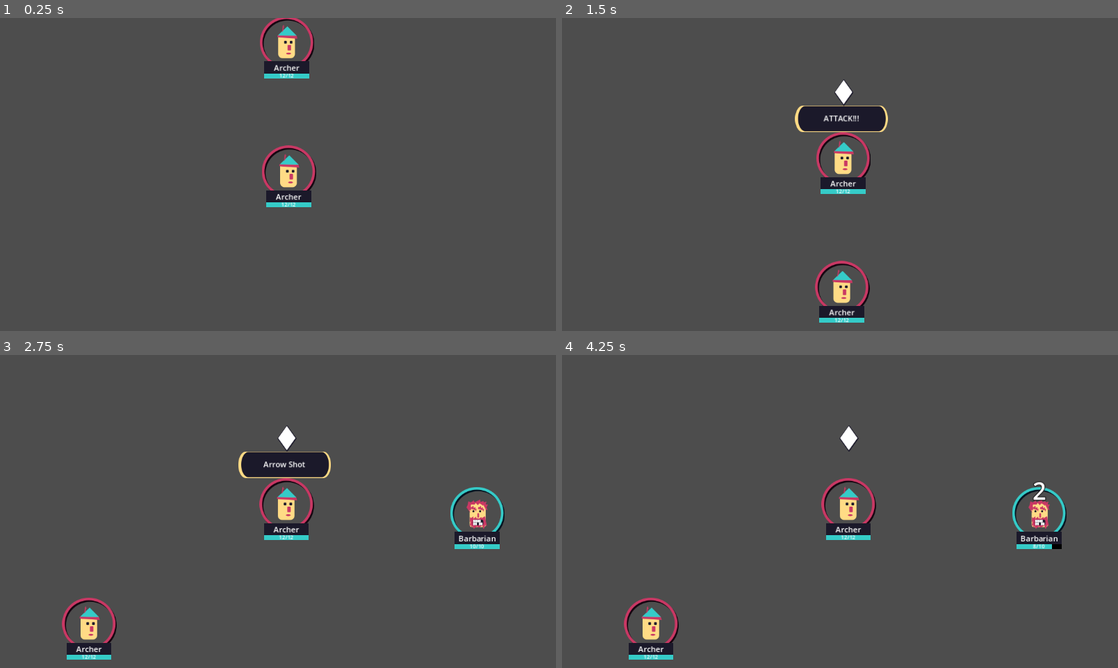
Above: before the commit, frames 1-4 (two rows, left to right).
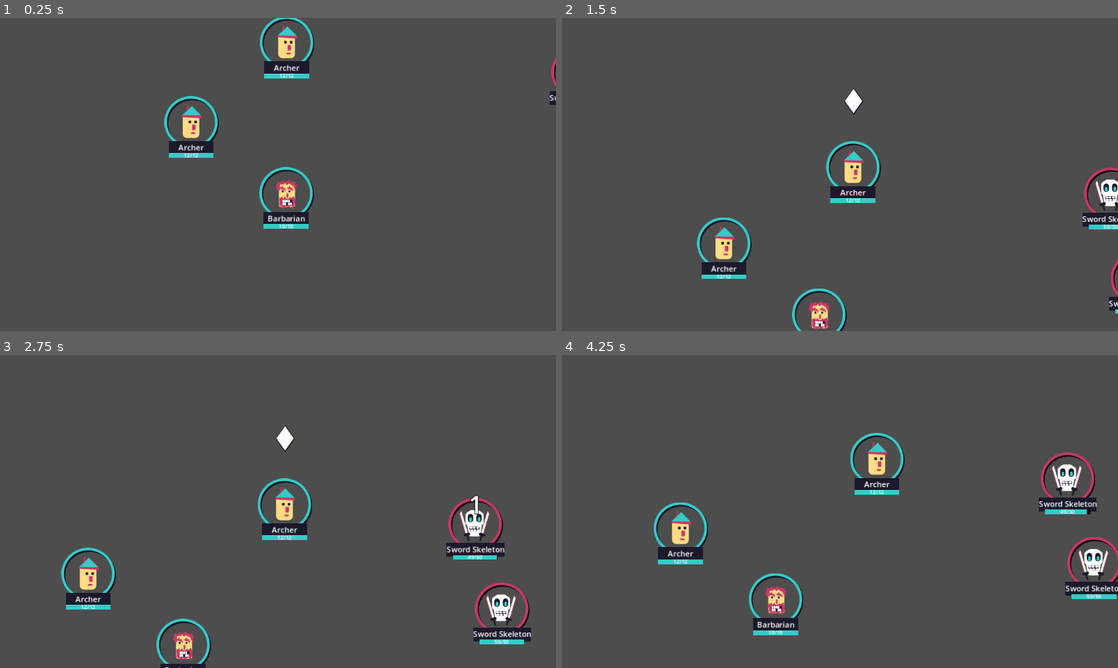
Above: after the commit, the same moments.

Repository: mathew-tran/mercmanager
Game: Godot game, scene res://Scenes/Main.tscn
Same seed, same stepped clock (60 frames per second), same inputs: the game is played once before the commit and once after it.
Inputs:
- Up to frame 1 (0.25 s): no input
- Up to frame 2 (1.5 s): tap Enter at 1.25 s
- Up to frame 3 (2.75 s): no input
- Up to frame 4 (4.25 s): no input

The runs differ from the first frame. In frame 1, 2.9% of the frame differs, in the area x 29-100%, y 0-68%; in frame 2, 6.3%; in frame 3, 7.2%; in frame 4, 8.1%, in the area x 11-100%, y 22-98%.

Commit message:
speed up game a bit, and randomize damage

Diff:
--- a/Scenes/Main.tscn
+++ b/Scenes/Main.tscn
@@ -1,9 +1,10 @@
-[gd_scene load_steps=6 format=3 uid="uid://ln4502atjtfy"]
+[gd_scene load_steps=7 format=3 uid="uid://ln4502atjtfy"]
 
 [ext_resource type="Script" path="res://Scripts/Game/BattleSystem.gd" id="1_fnyww"]
 [ext_resource type="PackedScene" uid="uid://dnvuj4natuhv0" path="res://Prefabs/Character.tscn" id="1_x8yeu"]
 [ext_resource type="Resource" uid="uid://c5pco1554jurt" path="res://Scripts/Data/Units/Archer.tres" id="2_y2y76"]
 [ext_resource type="Resource" uid="uid://63bfigroloi1" path="res://Scripts/Data/Units/Barbarian.tres" id="3_h4s07"]
+[ext_resource type="Resource" uid="uid://cbhisiuybw3ln" path="res://Scripts/Data/Enemies/Skeleton.tres" id="4_437b0"]
 [ext_resource type="Script" path="res://Scripts/Game/FollowCamera.gd" id="5_gxreo"]
 
 [node name="Node2D" type="Node2D"]
@@ -17,20 +18,28 @@
 [node name="Character7" parent="BattleSystem/Characters" instance=ExtResource("1_x8yeu")]
 position = Vector2(27, -357)
 CharacterData = ExtResource("2_y2y76")
+
+[node name="Character8" parent="BattleSystem/Characters" instance=ExtResource("1_x8yeu")]
+position = Vector2(26, -45)
+CharacterData = ExtResource("3_h4s07")
+
+[node name="Character12" parent="BattleSystem/Characters" instance=ExtResource("1_x8yeu")]
+position = Vector2(241, 317)
+CharacterData = ExtResource("3_h4s07")
+
+[node name="Character10" parent="BattleSystem/Characters" instance=ExtResource("1_x8yeu")]
+position = Vector2(-171, -192)
+CharacterData = ExtResource("2_y2y76")
+
+[node name="Character9" parent="BattleSystem/Characters" instance=ExtResource("1_x8yeu")]
+position = Vector2(631, -295)
+CharacterData = ExtResource("4_437b0")
 Team = 1
 
-[node name="Character8" parent="BattleSystem/Characters" instance=ExtResource("1_x8yeu")]
-position = Vector2(31, -90)
-CharacterData = ExtResource("2_y2y76")
+[node name="Character11" parent="BattleSystem/Characters" instance=ExtResource("1_x8yeu")]
+position = Vector2(686, -120)
+CharacterData = ExtResource("4_437b0")
 Team = 1
-
-[node name="Character" parent="BattleSystem/Characters" instance=ExtResource("1_x8yeu")]
-position = Vector2(835, -319)
-CharacterData = ExtResource("3_h4s07")
-
-[node name="Character2" parent="BattleSystem/Characters" instance=ExtResource("1_x8yeu")]
-position = Vector2(1141, 246)
-CharacterData = ExtResource("2_y2y76")
 
 [node name="Camera2D" type="Camera2D" parent="." groups=["FollowCamera"]]
 script = ExtResource("5_gxreo")
--- a/Scripts/Data/DataType/AttackMove.gd
+++ b/Scripts/Data/DataType/AttackMove.gd
@@ -25,5 +25,5 @@
 
 func CalculateDamage(owner: Character):
 	var damage = BaseDamage
-	damage += owner.CharacterData.StatValues.Damage
+	damage += + randi_range(0, 1 + owner.CharacterData.StatValues.Damage)
 	return damage
--- a/Scripts/Data/DataType/Move.gd
+++ b/Scripts/Data/DataType/Move.gd
@@ -15,7 +15,7 @@
 
 func AttemptToDoMove(owner : Character, targets : Array[Character]):
 	owner.Speak(Name)
-	await owner.get_tree().create_timer(1.2).timeout
+	await owner.get_tree().create_timer(.5).timeout
 	await Execute(owner, targets)
 
 func HasMoveSucceeded():
--- /dev/null
+++ b/Scripts/Data/DataType/Move/AttackMove_Slash.tres
@@ -0,0 +1,22 @@
+[gd_resource type="Resource" script_class="AttackMove" load_steps=5 format=3 uid="uid://c4h2yf4klqfqr"]
+
+[ext_resource type="Texture2D" uid="uid://b0nijh363cfry" path="res://Art/Projectiles/Slash.png" id="1_l000y"]
+[ext_resource type="Script" path="res://Scripts/Data/DataType/MoveEffect.gd" id="2_k62fi"]
+[ext_resource type="Script" path="res://Scripts/Data/DataType/AttackMove.gd" id="3_c2a0y"]
+
+[sub_resource type="Resource" id="Resource_vj5bx"]
+script = ExtResource("2_k62fi")
+MoveImage = ExtResource("1_l000y")
+Duration = 0.1
+SpawnType = 1
+
+[resource]
+script = ExtResource("3_c2a0y")
+BaseDamage = 3
+HitAmount = 2
+Name = "Slash"
+PercentChance = 90
+MoveDescription = "Punches the enemy"
+MoveRange = 120
+TimeToActive = 0.2
+Effect = SubResource("Resource_vj5bx")
--- /dev/null
+++ b/Scripts/Data/Enemies/Skeleton.tres
@@ -0,0 +1,28 @@
+[gd_resource type="Resource" script_class="CharacterInfo" load_steps=9 format=3 uid="uid://cbhisiuybw3ln"]
+
+[ext_resource type="Script" path="res://Scripts/Data/DataType/CharacterInfo.gd" id="1_57nl1"]
+[ext_resource type="Texture2D" uid="uid://wgt50gdfky0i" path="res://Art/Enemies/Skeleton.png" id="1_gn4vj"]
+[ext_resource type="Script" path="res://Scripts/Data/DataType/MoveList.gd" id="2_3er53"]
+[ext_resource type="Resource" uid="uid://n4wrttcj1v2m" path="res://Scripts/Data/DataType/Move/AttackMove_Punch.tres" id="2_dvipk"]
+[ext_resource type="Resource" uid="uid://c4h2yf4klqfqr" path="res://Scripts/Data/DataType/Move/AttackMove_Slash.tres" id="3_ejfi4"]
+[ext_resource type="Script" path="res://Scripts/Data/DataType/Stats.gd" id="3_hhsmd"]
+
+[sub_resource type="Resource" id="Resource_007vb"]
+script = ExtResource("2_3er53")
+Move1 = ExtResource("2_dvipk")
+Move2 = ExtResource("3_ejfi4")
+
+[sub_resource type="Resource" id="Resource_m4fto"]
+script = ExtResource("3_hhsmd")
+HP = 50
+Damage = 1
+Defense = 1
+Speed = 1
+Crit = 0
+
+[resource]
+script = ExtResource("1_57nl1")
+Name = "Sword Skeleton"
+Face = ExtResource("1_gn4vj")
+StatValues = SubResource("Resource_m4fto")
+Moves = SubResource("Resource_007vb")
--- a/Scripts/Game/AIController.gd
+++ b/Scripts/Game/AIController.gd
@@ -31,9 +31,10 @@
 		MoveToUse = null
 
 func Telegraph():
+
 	match CurrentState:
 		AI_STATE.ATTACK:
-			CharRef.Speak("ATTACK!!!")
+			pass
 		AI_STATE.RUN_AWAY:
 			CharRef.Speak("TACTICAL RETREAT!")
 
@@ -73,11 +74,11 @@
 
 func MoveToPosition(charRef: Character, newPosition, delta):
 	var direction = (newPosition - charRef.global_position).normalized()
-	charRef.global_position += direction * 400 * delta
+	charRef.global_position += direction * 600 * delta
 
 func MoveAwayFromPosition(charRef: Character, newPosition, delta):
 	var direction = (newPosition - charRef.global_position).normalized()
-	charRef.global_position -= direction * 400 * delta
+	charRef.global_position -= direction * 600 * delta
 
 func IsCloseToPosition(charRef : Character, newPosition):
 	if is_instance_valid(MoveToUse):
--- a/Scripts/Game/Character.gd
+++ b/Scripts/Game/Character.gd
@@ -45,7 +45,7 @@
 	await get_tree().create_timer(.1).timeout
 	$AIController.Decide()
 	$AIController.Telegraph()
-	await get_tree().create_timer(.5).timeout
+	await get_tree().create_timer(.4).timeout
 	$AIController.Run()
 	await $AIController.ActionComplete
 
Binary file added: Art/Enemies/Skeleton.png
Not shown, added: Art/Enemies/Skeleton.png.import
Binary file added: Art/Projectiles/Slash.png
Not shown, added: Art/Projectiles/Slash.png.import
